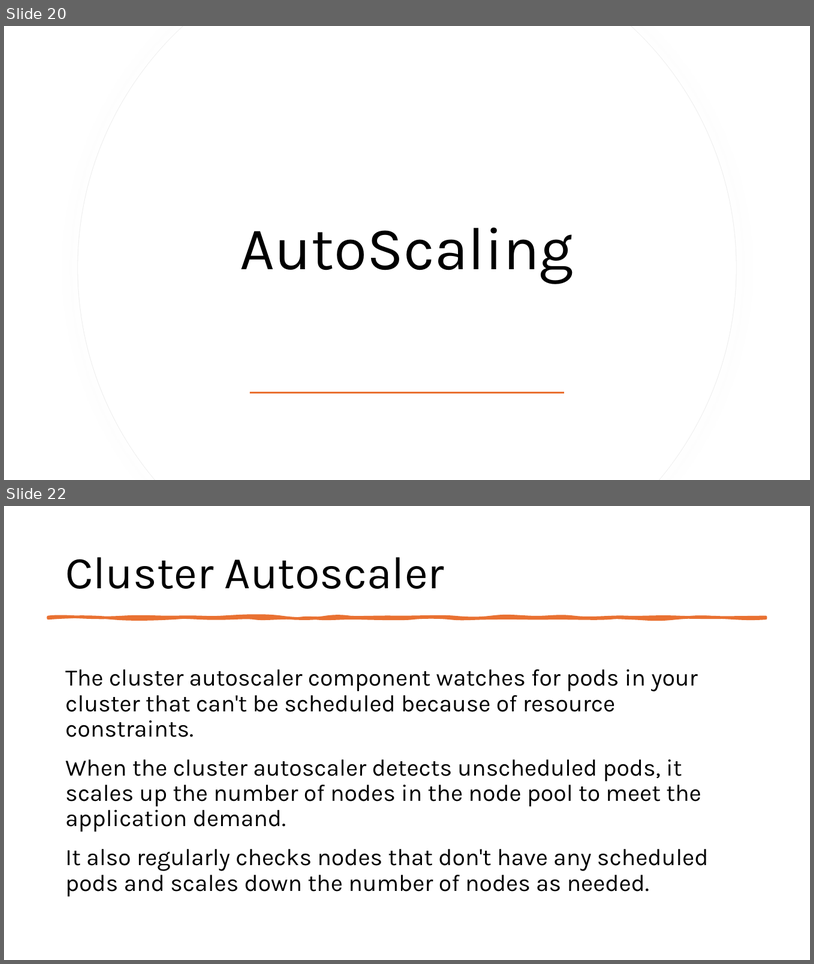
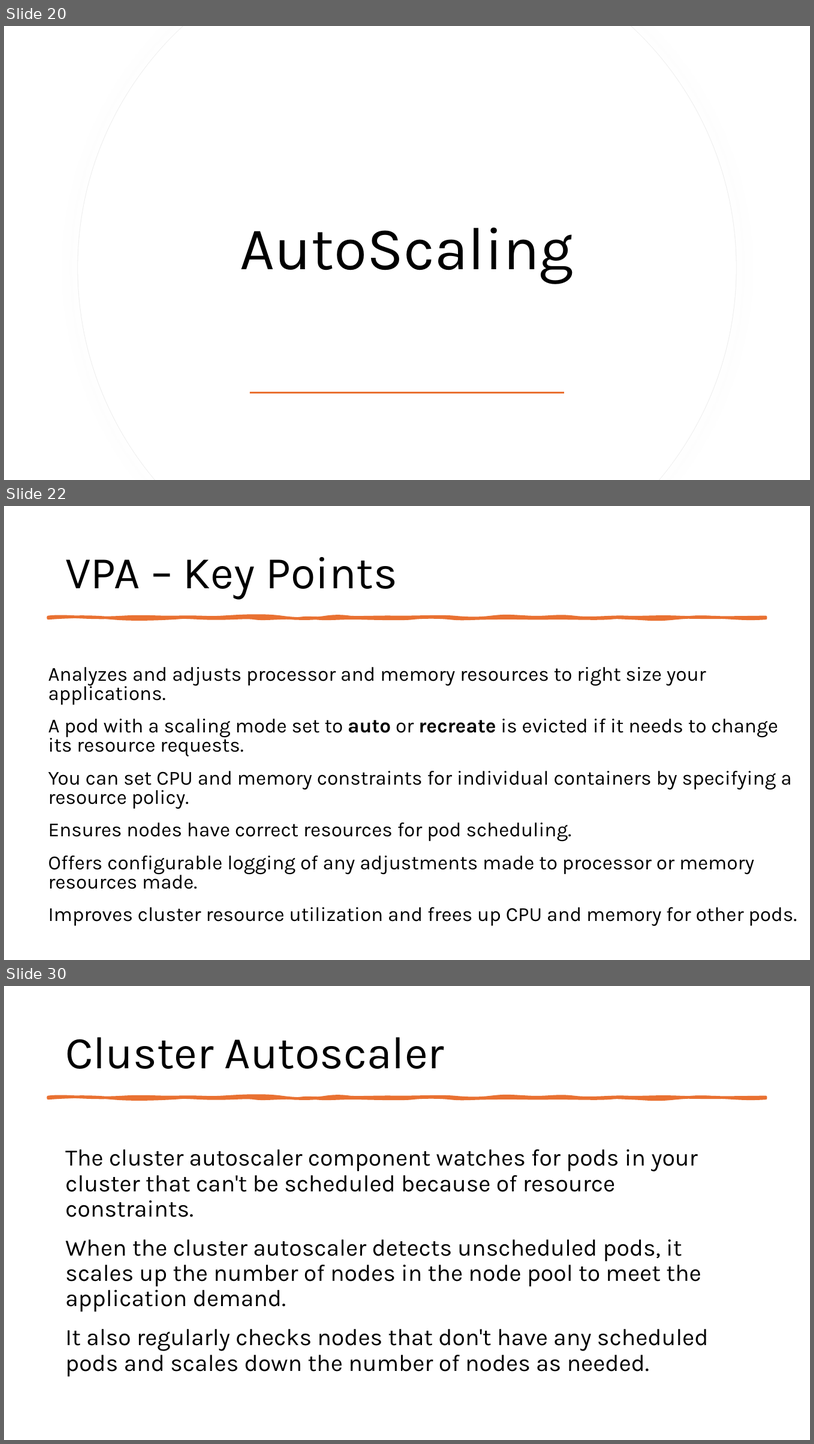
Before and after one commit to fhbilgen/AKSWorkshop, a slide deck: AKS_02_Node_Pools.pptx. Shown one above the other, each under a label of ours: slides 20 and 22 before the commit, slides 20, 22 and 30 after it; the slides between them are not shown. The pictures are 814x964 and 814x1444 pixels, drawn with LibreOffice and Linux fonts; fonts in the diff are those of the drawing. Boxes give left, top, right and bottom in pixels: in the first picture for what was removed or moved away, otherwise in the second. Text is boxed around its words. In the diff, an @@ line names an element or a change of style, - is before the commit and + after.

```diff
--- a/AKS_02_Node_Pools.pptx
+++ b/AKS_02_Node_Pools.pptx
@@ slide 22 added at <box>4,506,810,960</box>, background #FFFFFF @@
@@ title added at <box>65,557,397,600</box>, 54 pt, text #000000 @@
+VPA – Key Points
@@ freeform shape added at <box>48,617,766,618</box>, fill #E97132, outline #E97132 3.25 pt @@
@@ text added at <box>48,667,797,925</box>, 23.8 pt, text #000000 @@
+Analyzes and adjusts processor and memory resources to right size your applications.
+A pod with a scaling mode set to auto or recreate is evicted if it needs to change its resource requests.
+You can set CPU and memory constraints for individual containers by specifying a resource policy.
+Ensures nodes have correct resources for pod scheduling.
+Offers configurable logging of any adjustments made to processor or memory resources made.
+Improves cluster resource utilization and frees up CPU and memory for other pods.
@@ what was slide 22 is now slide 30 @@
```
Also in this commit, not shown: 1 slide changed, 7 other slides added, 7 other files.
